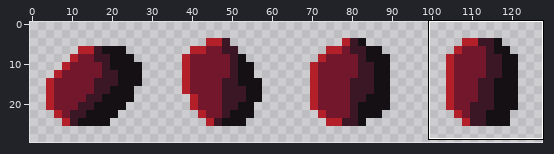
A sprite sheet gets an edit: Assets/Background/Planetoids/Sprites/Planetoids.png. Above, an overview of the earlier version with the close-up marked.
Close-up. First the earlier version:
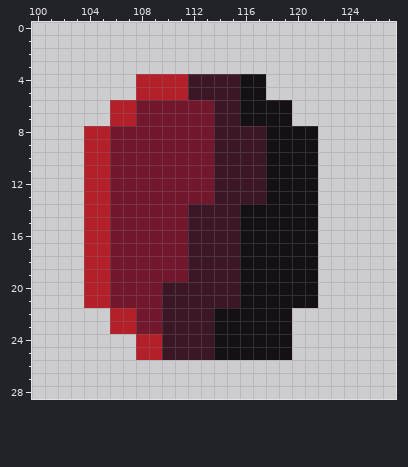
The file is 256x64 pixels, drawn in blocks of 2x2; one block is one cell here. Shown: x 100..127, y 0..28. The wide view leaves out empty margins.
Now the later version:
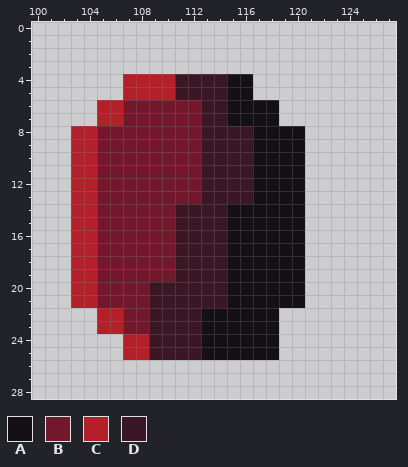
Palette (. is transparent): A #141013  B #73172d  C #b4202a  D #3b1725
From the commit log: Setup animations for multiple Planetoids
Changes in this commit:
@@ x 100..127 @@
  3 ............................
- 4 ........CCCCDDDDAA..........
- 5 ........CCCCDDDDAA..........
- 6 ......CCBBBBBBDDAAAA........
- 7 ......CCBBBBBBDDAAAA........
- 8 ....CCBBBBBBBBDDDDAAAA......
- 9 ....CCBBBBBBBBDDDDAAAA......
-10 ....CCBBBBBBBBDDDDAAAA......
-11 ....CCBBBBBBBBDDDDAAAA......
-12 ....CCBBBBBBBBDDDDAAAA......
-13 ....CCBBBBBBBBDDDDAAAA......
-14 ....CCBBBBBBDDDDAAAAAA......
-15 ....CCBBBBBBDDDDAAAAAA......
-16 ....CCBBBBBBDDDDAAAAAA......
-17 ....CCBBBBBBDDDDAAAAAA......
-18 ....CCBBBBBBDDDDAAAAAA......
-19 ....CCBBBBBBDDDDAAAAAA......
-20 ....CCBBBBDDDDDDAAAAAA......
-21 ....CCBBBBDDDDDDAAAAAA......
-22 ......CCBBDDDDAAAAAA........
-23 ......CCBBDDDDAAAAAA........
-24 ........CCDDDDAAAAAA........
-25 ........CCDDDDAAAAAA........
+ 4 .......CCCCDDDDAA...........
+ 5 .......CCCCDDDDAA...........
+ 6 .....CCBBBBBBDDAAAA.........
+ 7 .....CCBBBBBBDDAAAA.........
+ 8 ...CCBBBBBBBBDDDDAAAA.......
+ 9 ...CCBBBBBBBBDDDDAAAA.......
+10 ...CCBBBBBBBBDDDDAAAA.......
+11 ...CCBBBBBBBBDDDDAAAA.......
+12 ...CCBBBBBBBBDDDDAAAA.......
+13 ...CCBBBBBBBBDDDDAAAA.......
+14 ...CCBBBBBBDDDDAAAAAA.......
+15 ...CCBBBBBBDDDDAAAAAA.......
+16 ...CCBBBBBBDDDDAAAAAA.......
+17 ...CCBBBBBBDDDDAAAAAA.......
+18 ...CCBBBBBBDDDDAAAAAA.......
+19 ...CCBBBBBBDDDDAAAAAA.......
+20 ...CCBBBBDDDDDDAAAAAA.......
+21 ...CCBBBBDDDDDDAAAAAA.......
+22 .....CCBBDDDDAAAAAA.........
+23 .....CCBBDDDDAAAAAA.........
+24 .......CCDDDDAAAAAA.........
+25 .......CCDDDDAAAAAA.........
 26 ............................
